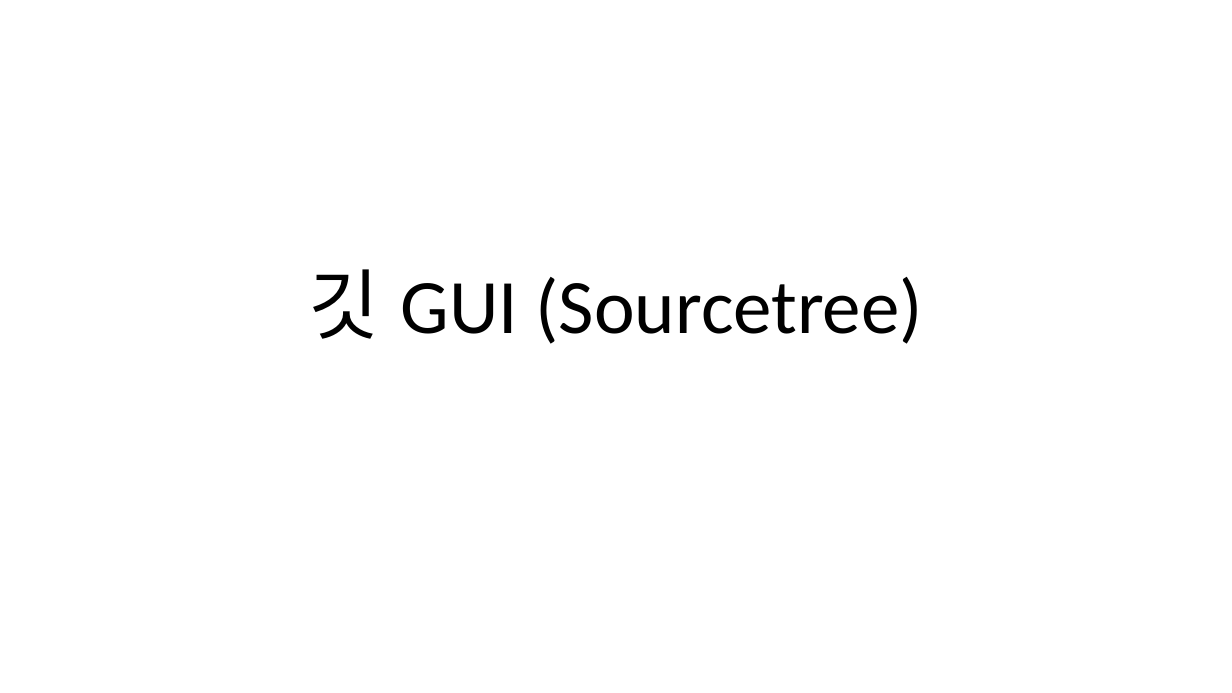
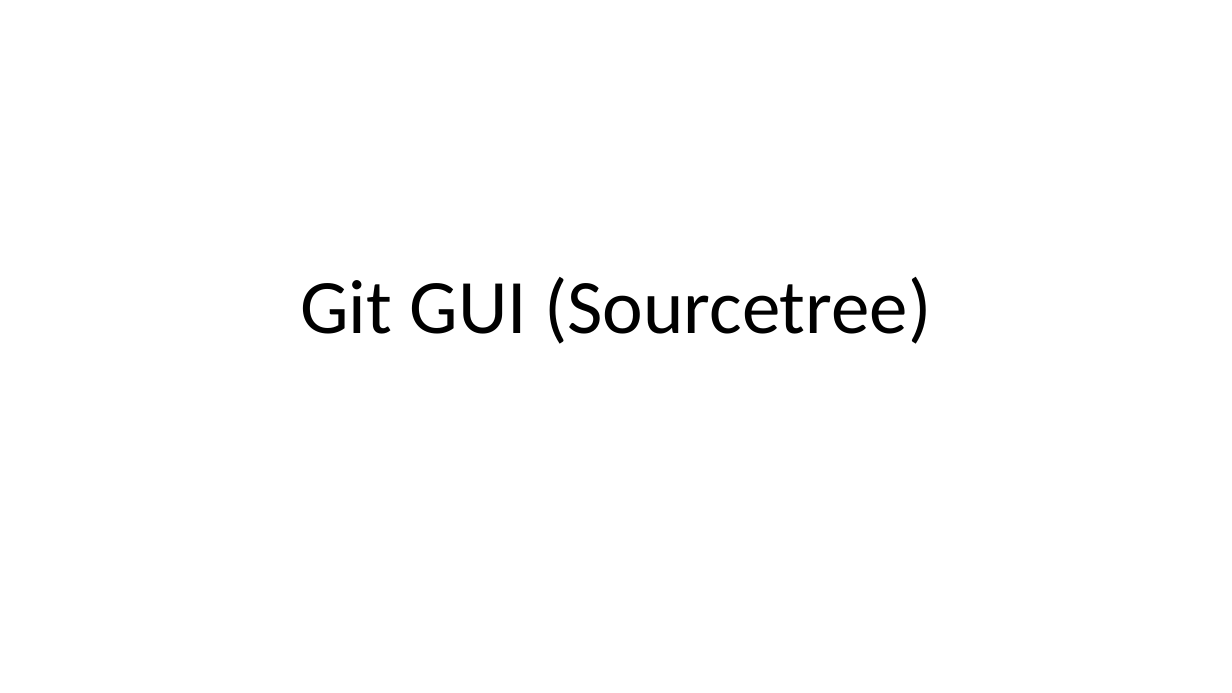
Before and after one commit to wontheone1/learning-git-ppt, a slide deck: slide 87 of learning_git.pptx (slide 85 before the commit). Drawn at 1232x693 pixels with LibreOffice and Linux fonts; fonts in the diff are those of the drawing. Boxes give left, top, right and bottom in pixels: in the first picture for what was removed or moved away, otherwise in the second. Text is boxed around its words. In the diff, an @@ line names an element or a change of style, - is before the commit and + after.

```diff
--- a/learning_git.pptx
+++ b/learning_git.pptx
@@ title at <box>300,277,931,344</box>: text changed @@
-깃 GUI (Sourcetree)
+Git GUI (Sourcetree)
```
Also in this commit, not shown: 3 other slides changed, 13 slides added, 12 slides removed.
